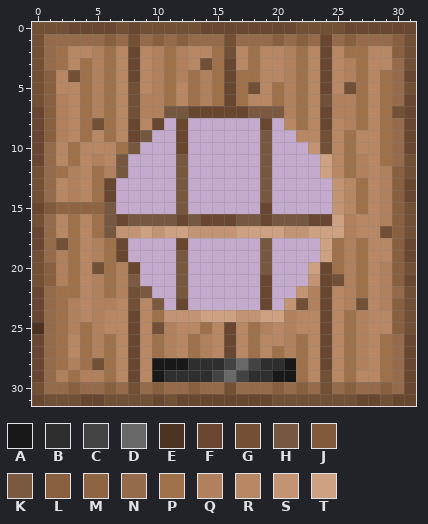
Pixel-art file -- 32x-programmer-art/block/jungle_trapdoor.ase. This is how it looked before the edit.
32x32 pixels, 1 frame. Colours within 5 levels of each other are drawn and written as one.
Palette (. is transparent): A #181818  B #2e2e2e  C #434343  D #686868  E #4b3221  F #68462f  G #725035  H #765740  J #805a3b  K #7c5a41  L #88603f  M #8e6442  N #956b4c  P #9f714a  Q #b1805c  R #b88764  S #c29474  T #cea182
Now the later version:
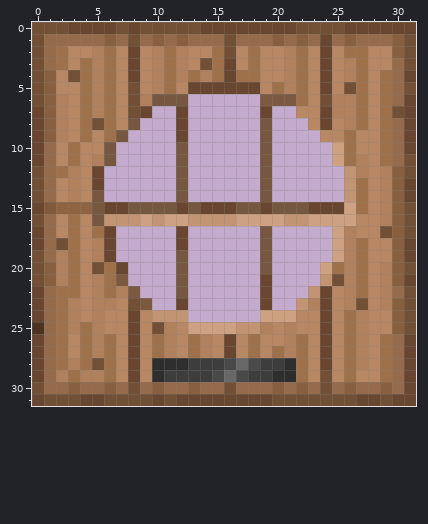
The exact change:
colour A: #181818 -> #2e2e2e
colour B: #2e2e2e -> #3d3d3d
colour C: #434343 -> #494949
Changed rows in their new state; - is a pixel that keeps its letter.
Layers "Details", "Base":
first column x 5:
 5 --------FFF-FF--------
 6 -----HHH......KKK-----
 7 ----F..F......F..R----
 8 ---H..--------H-..----
 9 --H..------------..R--
10 -H..---H----------..T-
11 -H.----------------.T-
12 F..----------------..S
13 F.------------------.S
14 H.------------------.S
15 HFFHHHHFHFFFHH-HHHFFFT
16 HSSSTSTTSSSSTTTTSSTT-T
17 -F.....F......H.....--
18 -F.----------------.T-
19 -F.----------------.T-
20 --F.--------------.T--
21 --K.--------------.S--
22 ---K.------------.S---
23 ----K.----------.S----
24 -----S--......--T-----
25 --------TTTTSS--------
Pixel boxes of the changes (left, top, right, bottom) in both pictures:
changed: (92, 82, 356, 382)
